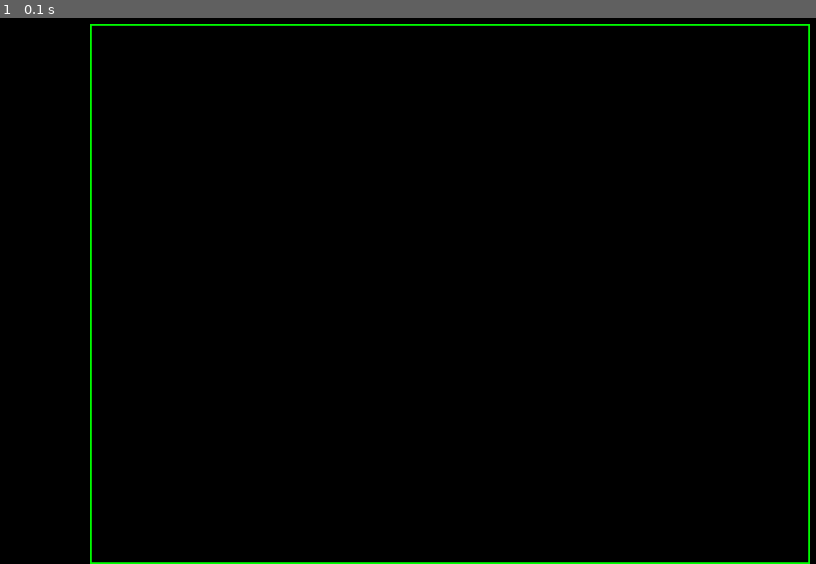
Above: before the commit, frame 1.
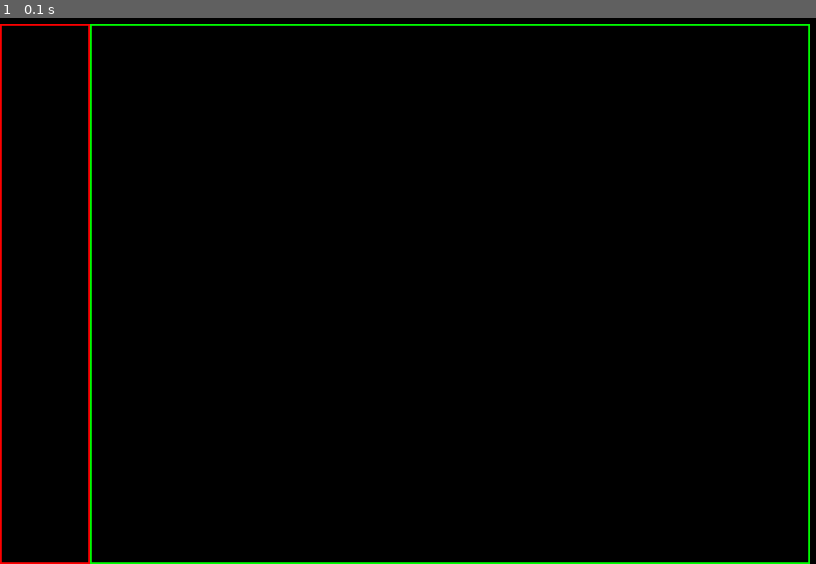
Above: after the commit, the same moment.

Repository: kapusta-gg/pygame_group5
Game: pygame game, started from main.py
The game is run twice, just before and just after one commit, with the same random seed, the same clock (stepped at 60 frames per second) and the same inputs.
Inputs:
- Up to frame 1 (0.1 s): no input

The runs differ from the first frame. In frame 1, 0.6% of the frame differs, in the area x 0-12%, y 1-100%.

Commit message:
Создали DeadZone

Diff:
--- a/main.py
+++ b/main.py
@@ -6,6 +6,7 @@
     size = w, h = 1000, 800
     screen = pygame.display.set_mode(size)
 
+    dead_zone = DeadZone()
     main_zone = MainZone()
 
     running = True
@@ -15,6 +16,7 @@
             if event.type == pygame.QUIT:
                 running = False
         # Отрисовка объектов
+        dead_zone.draw(screen)
         main_zone.draw(screen)
 
         # Обновление экрана
--- a/models/zone.py
+++ b/models/zone.py
@@ -11,7 +11,12 @@
 
 
 class DeadZone:
-    pass
+    def __init__(self):
+        self.dead_zone_hitbox = pygame.rect.Rect(0, 200, 100, 600)
+        self.dead_zone_color = pygame.color.Color((255, 0, 0))
+
+    def draw(self, screen):
+        pygame.draw.rect(screen, self.dead_zone_color, self.dead_zone_hitbox, width=2)
 
 
 class SpawnZone:
